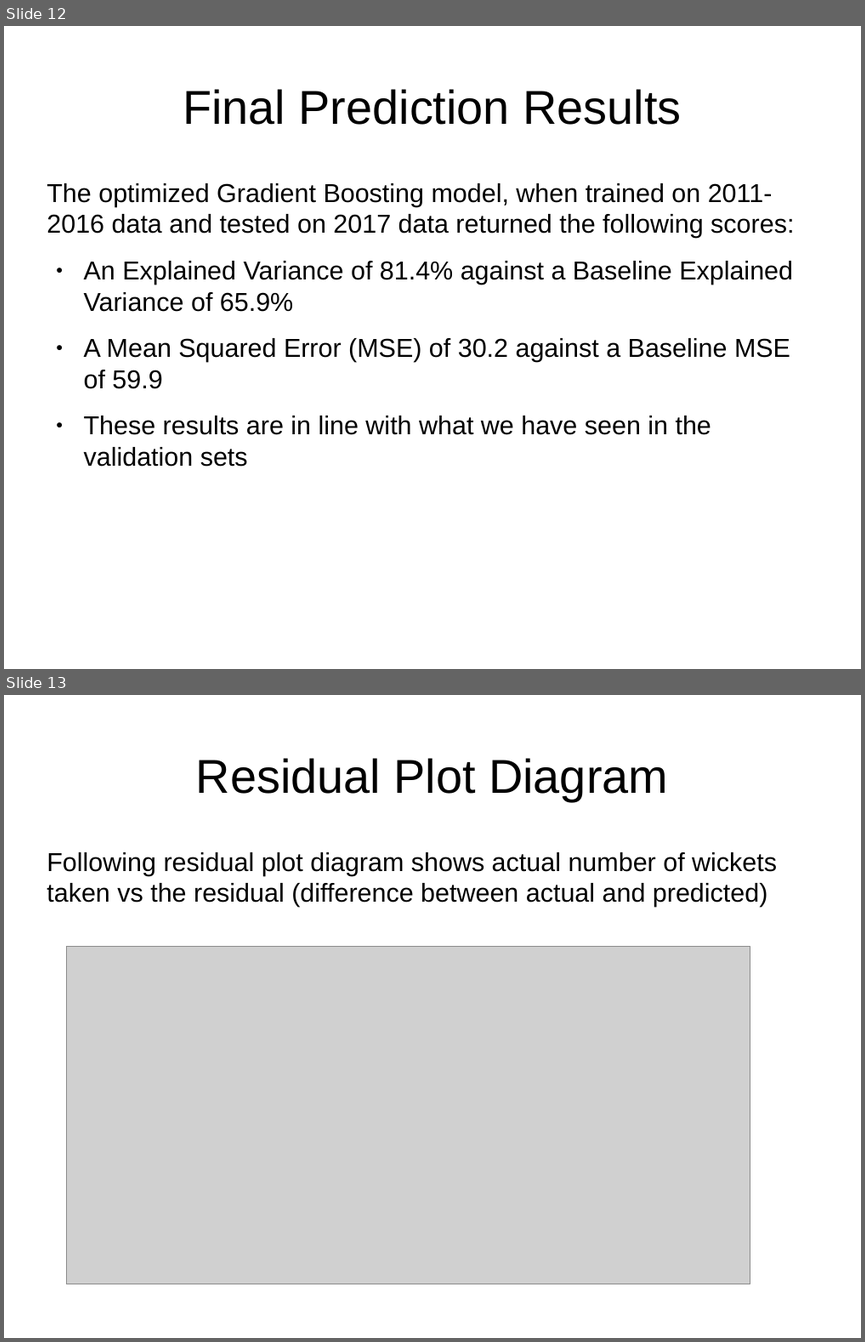
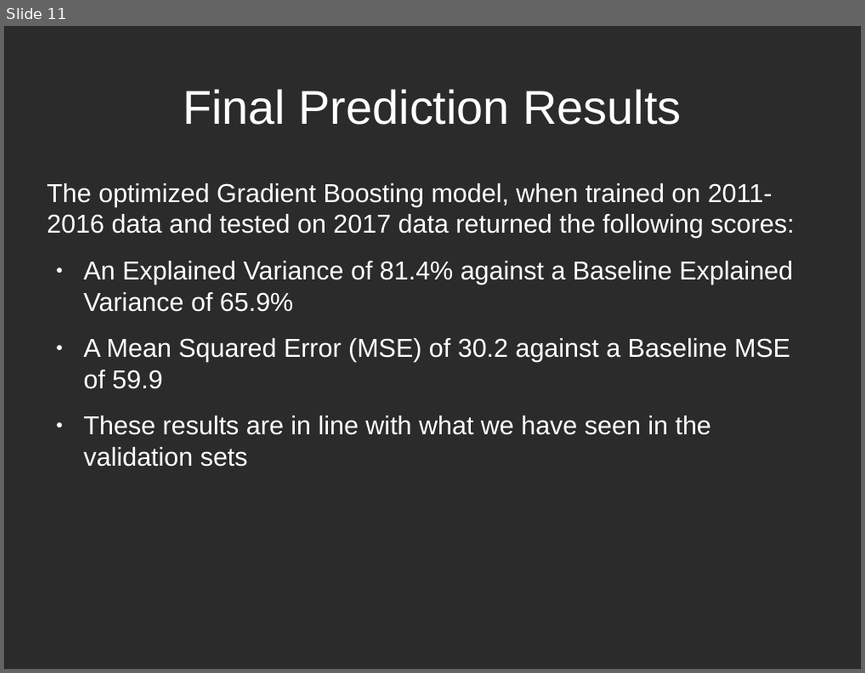
Before and after one commit to prantik-ghosh/bowling_performance_predictor_in_test_cricket, a slide deck: prantik_presentation_outline.odp. Shown one above the other, each under a label of ours: slides 12 and 13 before the commit, slide 11 after it. The pictures are 865x1342 and 865x673 pixels, drawn with LibreOffice and Linux fonts; fonts in the diff are those of the drawing; grey boxes stand for pictures; background and template pictures are left out; a plain dark background stands for a picture behind light text. Boxes give left, top, right and bottom in pixels: in the first picture for what was removed or moved away, otherwise in the second. Text is boxed around its words. In the diff, an @@ line names an element or a change of style, - is before the commit and + after.

Commit message:
slides modified/dropped, images added

```diff
--- a/prantik_presentation_outline.odp
+++ b/prantik_presentation_outline.odp
@@ slide 13 removed at box(4, 695, 861, 1338), background #FFFFFF @@
@@ title removed at box(196, 758, 668, 801) @@
-Residual Plot Diagram
@@ text removed at box(46, 852, 777, 907) @@
-Following residual plot diagram shows actual number of wickets taken vs the residual (difference between actual and predicted)
@@ picture removed at box(66, 946, 750, 1283) @@
@@ what was slide 12 is now slide 11 @@
@@ slide 11 changed as well @@
@@ background #FFFFFF to picture (left out) @@
@@ title "Final Prediction Results" at box(182, 89, 681, 125): text colour #000000 to #FFFFFF @@
@@ text "The optimized Gradient Boosting model, ..." at box(46, 183, 794, 466): text colour #000000 to #FFFFFF; bullet colour #000000 to #FFFFFF @@
```
Also in this commit, not shown: 11 other slides changed, 2 slides added, 2 other slides removed, 3 other files.
